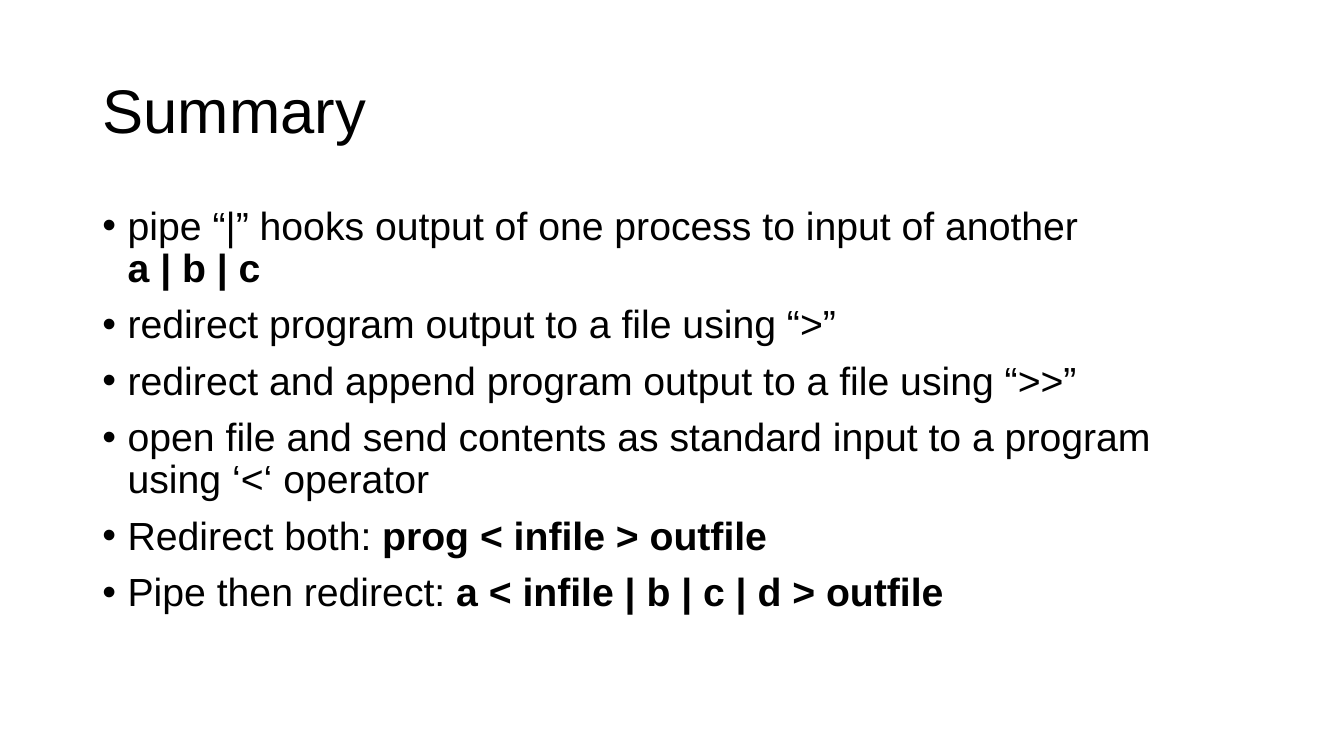
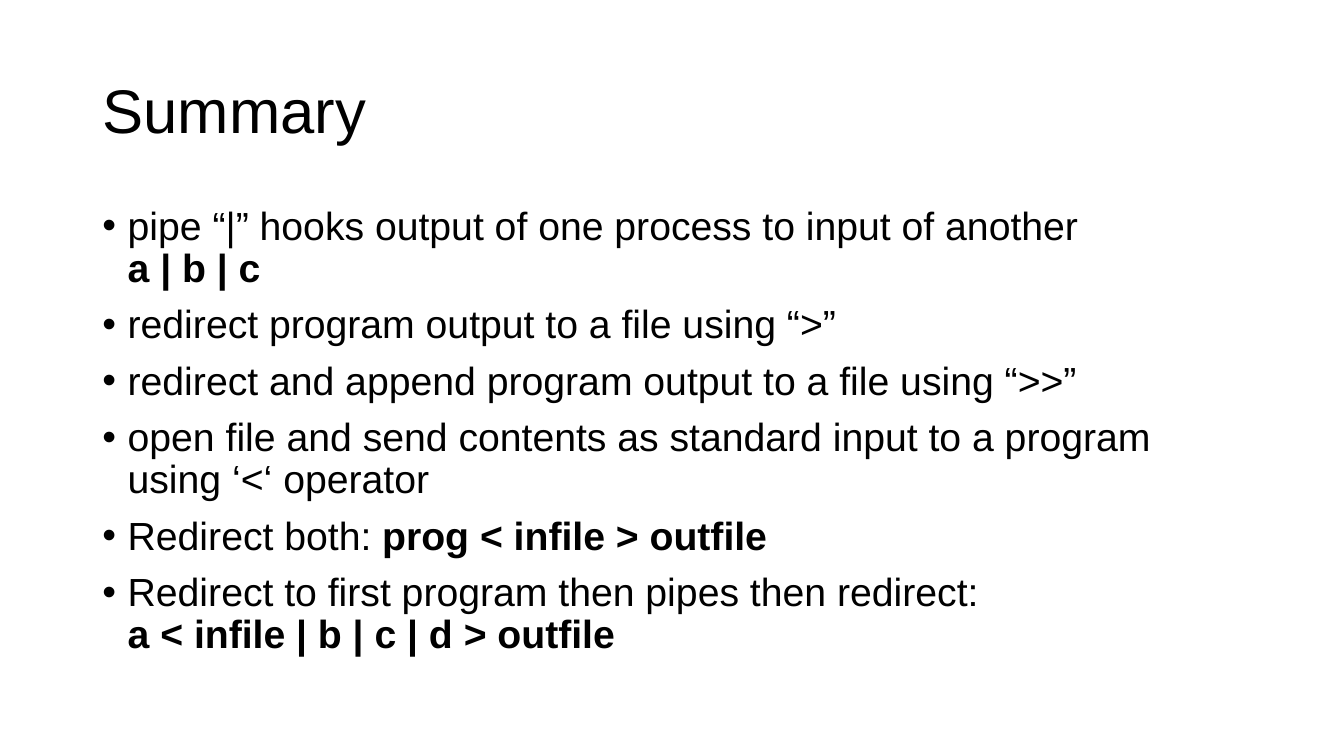
Before and after one commit to parrt/msds692, a slide deck: slide 11 of notes/streams.pptx (slide 10 before the commit). Drawn at 1344x756 pixels with LibreOffice and Linux fonts; fonts in the diff are those of the drawing; background and template pictures are left out. Boxes give left, top, right and bottom in pixels: in the first picture for what was removed or moved away, otherwise in the second. Text is boxed around its words. In the diff, an @@ line names an element or a change of style, - is before the commit and + after.

```diff
--- a/notes/streams.pptx
+++ b/notes/streams.pptx
@@ text at bbox=[128, 577, 978, 649]: text changed; bold off @@
-• Pipe then redirect: a < infile | b | c | d > outfile
+• Redirect to first program then pipes then redirect:
+  a < infile | b | c | d > outfile
```
Also in this commit, not shown: 4 other slides changed, 2 slides added, 1 slide removed, 2 other files.
